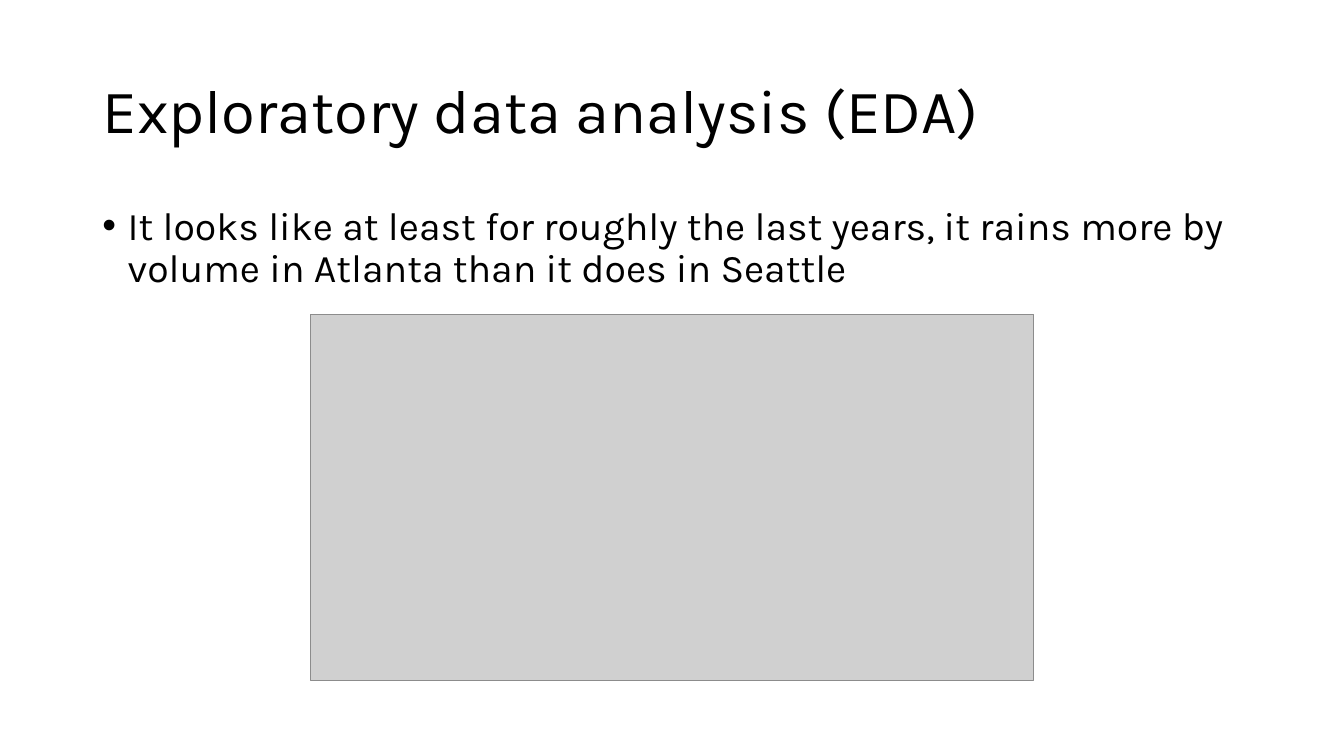
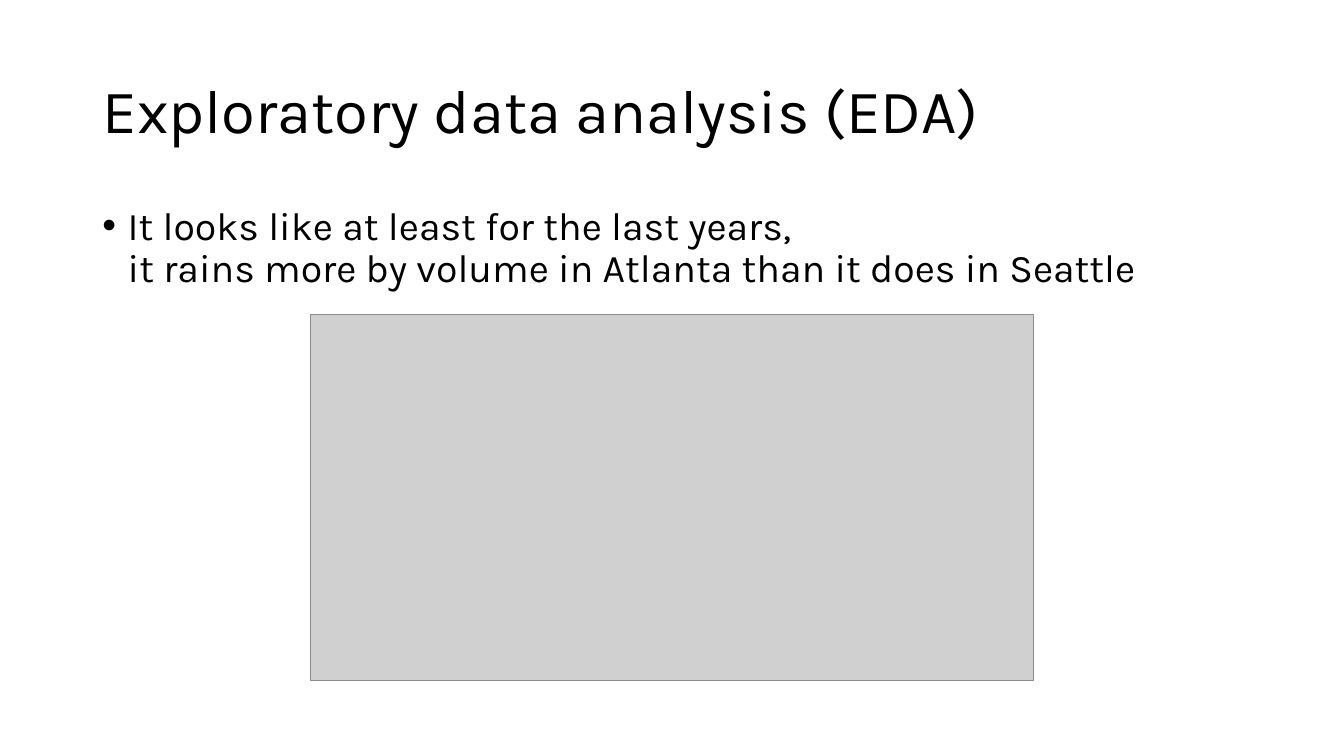
Before and after one commit to ICTP/SMR4077, a slide deck: slide 7 of DAY8/ML4HPC/slides/Magurele_3.pptx. Drawn at 1344x756 pixels with LibreOffice and Linux fonts; fonts in the diff are those of the drawing; grey boxes stand for pictures. Boxes give left, top, right and bottom in pixels: in the first picture for what was removed or moved away, otherwise in the second. Text is boxed around its words. In the diff, an @@ line names an element or a change of style, - is before the commit and + after.

```diff
--- a/DAY8/ML4HPC/slides/Magurele_3.pptx
+++ b/DAY8/ML4HPC/slides/Magurele_3.pptx
@@ text at (128,213,1135,292): text changed @@
-• It looks like at least for roughly the last years, it rains more by volume in Atlanta than it does in Seattle
+• It looks like at least for the last years,
+  it rains more by volume in Atlanta than it does in Seattle
```
Also in this commit, not shown: 1 other slide changed, 6 slides removed, 4 other files.
